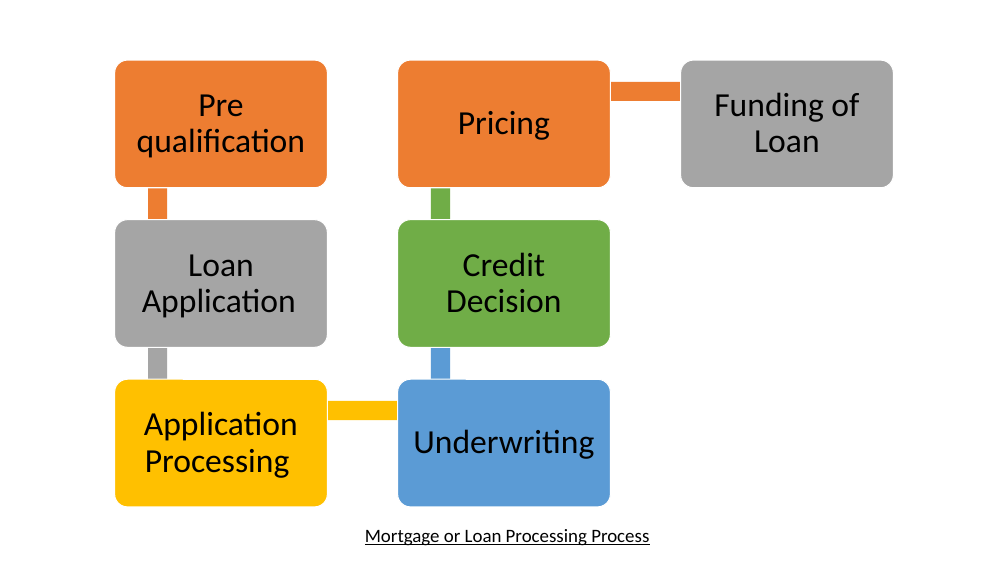
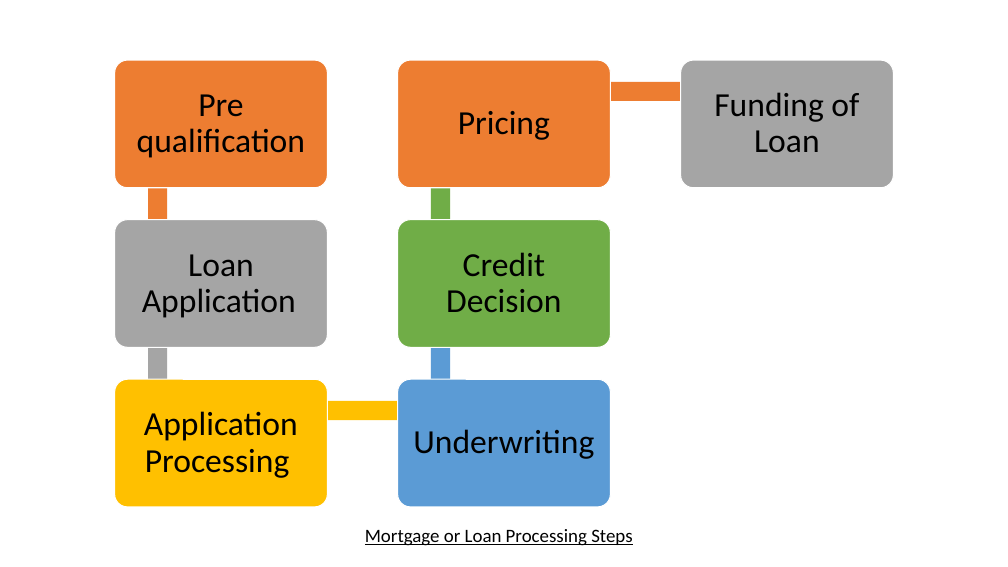
Before and after one commit to PurohitPraven/Blogs, a slide deck: slide 3 of 20220213_ML and RPA in Loan Origination/diagrams.pptx. Drawn at 1008x567 pixels with LibreOffice and Linux fonts; fonts in the diff are those of the drawing. Boxes give left, top, right and bottom in pixels: in the first picture for what was removed or moved away, otherwise in the second. Text is boxed around its words. In the diff, an @@ line names an element or a change of style, - is before the commit and + after.

Commit message:
Loan Origination with ML and RPA

```diff
--- a/20220213_ML and RPA in Loan Origination/diagrams.pptx
+++ b/20220213_ML and RPA in Loan Origination/diagrams.pptx
@@ text at <box>365,529,632,546</box>: text changed @@
-Mortgage or Loan Processing Process
+Mortgage or Loan Processing Steps
```
Also in this commit, not shown: 2 other files.
